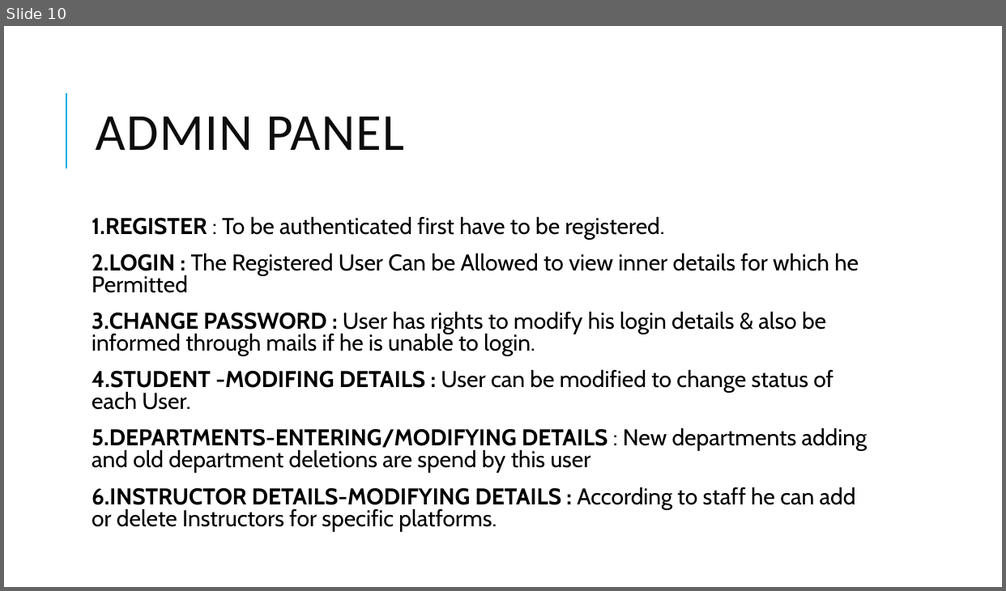
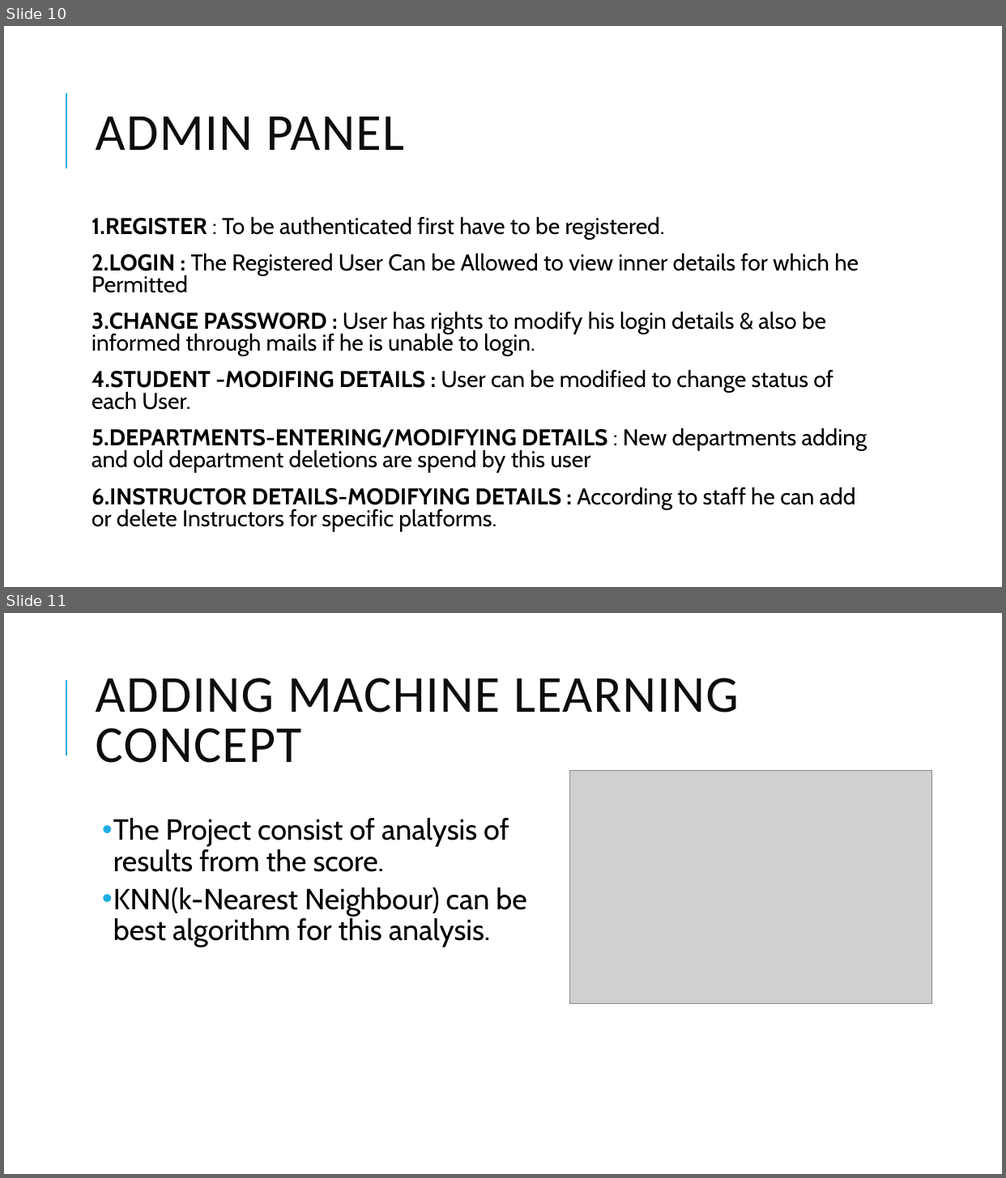
Before and after one commit to adarshdwivedi123/projectchecking, a slide deck: Project Presentation.pptx. Shown one above the other, each under a label of ours: slide 10 before the commit, slides 10 and 11 after it. The pictures are 1006x591 and 1006x1178 pixels, drawn with LibreOffice and Linux fonts; fonts in the diff are those of the drawing; grey boxes stand for pictures. Boxes give left, top, right and bottom in pixels: in the first picture for what was removed or moved away, otherwise in the second. Text is boxed around its words. In the diff, an @@ line names an element or a change of style, - is before the commit and + after.

Commit message:
Machine learning concept

```diff
--- a/Project Presentation.pptx
+++ b/Project Presentation.pptx
@@ slide 11 added at box(4, 613, 1002, 1174), background #FFFFFF; not listed: 1 template element that a slide beside it also shows @@
@@ title added at box(96, 678, 739, 763), 50 pt, text #0D0D0D @@
+ADDING MACHINE LEARNING CONCEPT
@@ picture added at box(570, 771, 932, 1003) @@
@@ text added at box(113, 818, 526, 948), 28 pt, text #000000 @@
+  • The Project consist of analysis of results from the score.
+  • KNN(k-Nearest Neighbour) can be best algorithm for this analysis.
```
Also in this commit, not shown: 2 other slides added.
